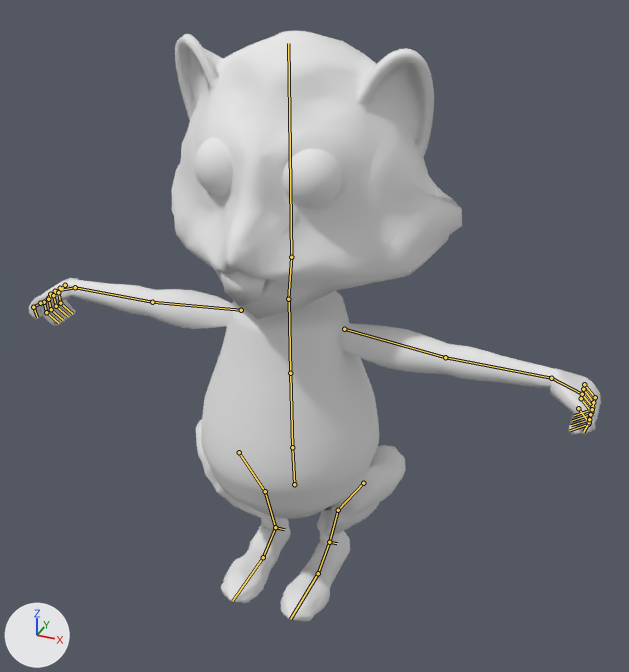
One commit to the Blender file Power Substation Simulation/Assets/Models/SquirrelCartAttempt.blend: the scene before it, then after it.
The view is the same before and after, from a 50 mm camera at (1.57, -3.53, 3.55) aimed at (0.09, 0.09, 1.49). Every picture has the same lights, and +X, +Y and +Z are marked at lower left. The bones that bend it are drawn over the model as lines.
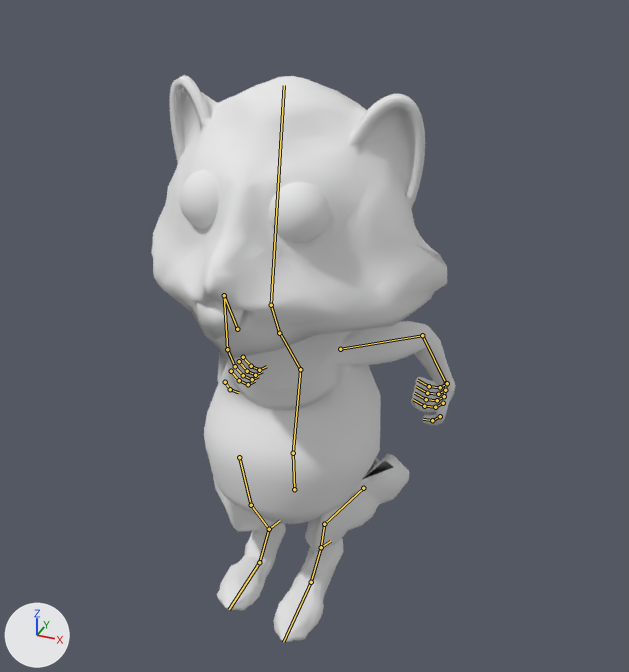
The newer file adds an action. The first version stands in its rest pose; the second is drawn at frame 30 of the action 'Jump'.

The change in detail:
Bone 'hips' (bone_hips) moves from (0.0, 0.0, 0.0) to (0.0, -0.035, 0.002).
Bone 'spine' (bone_spine) turns from (0, 0, 0) to (-16, 0, 0) degrees about its own x, y and z.
Bone 'chest' (bone_chest) turns from (0, 0, 0) to (51, 0, 0) degrees about its own x, y and z.
Bone 'head' (bone_head) turns from (0, 0, 0) to (-47, 0, 0) degrees about its own x, y and z.
Bone 'upper_arm.L' (bone_upper_arm_l) turns from (0, 0, 0) to (1, 44, -54) degrees about its own x, y and z.
Bone 'forearm.L' (bone_forearm_l) moves from (0.0, 0.0, 0.0) to (-0.005, -0.005, -0.002).
Bone 'forearm.L' (bone_forearm_l) turns from (0, 0, 0) to (38, -35, -23) degrees about its own x, y and z.
Bone 'upper_arm.R' (bone_upper_arm_r) turns from (0, 0, 0) to (1, -47, 55) degrees about its own x, y and z.
Bone 'forearm.R' (bone_forearm_r) moves from (0.0, 0.0, 0.0) to (-0.005, 0.005, 0.002).
Bone 'forearm.R' (bone_forearm_r) turns from (0, 0, 0) to (51, 48, 17) degrees about its own x, y and z.
Bone 'thigh.L' (bone_thigh_l) turns from (0, 0, 0) to (-49, 27, 9) degrees about its own x, y and z.
Bone 'shin.L' (bone_shin_l) moves from (0.0, 0.0, 0.0) to (0.002, 0.01, 0.006).
Bone 'shin.L' (bone_shin_l) turns from (0, 0, 0) to (69, -11, 7) degrees about its own x, y and z.
Bone 'thigh.R' (bone_thigh_r) turns from (0, 0, 0) to (-43, -25, -6) degrees about its own x, y and z.
Bone 'shin.R' (bone_shin_r) moves from (0.0, 0.0, 0.0) to (0.002, -0.011, -0.005).
Bone 'shin.R' (bone_shin_r) turns from (0, 0, 0) to (69, 11, -7) degrees about its own x, y and z.
Bone 'toe.R' (bone_toe_r) turns from (0, 0, 0) to (19, 0, 0) degrees about its own x, y and z.

Where the change shows, as pixel boxes [x1, y1, x2, y2] in the pictures (629 x 672 px):
'Sphere.004', posed (47% narrower): before [29, 31, 601, 621]; after [151, 75, 456, 642]
bone 'hips', root to tip: before (294, 484) to (292, 447); after (294, 489) to (293, 453)
bone 'spine', root to tip: before (292, 447) to (290, 373); after (293, 453) to (300, 369)
bone 'chest', root to tip: before (290, 373) to (289, 299); after (300, 369) to (280, 333)
bone 'head', root to tip: before (291, 257) to (288, 43); after (271, 305) to (284, 85)
bone 'upper_arm.L', root to tip: before (344, 329) to (445, 357); after (340, 349) to (422, 335)
bone 'forearm.L', root to tip: before (445, 357) to (551, 378); after (422, 335) to (446, 383)
bone 'upper_arm.R', root to tip: before (241, 310) to (152, 302); after (237, 329) to (224, 295)
bone 'forearm.R', root to tip: before (152, 302) to (75, 287); after (224, 295) to (227, 349)
bone 'thigh.L', root to tip: before (363, 483) to (338, 510); after (363, 488) to (324, 524)
bone 'shin.L', root to tip: before (338, 510) to (329, 542); after (324, 524) to (321, 547)
bone 'thigh.R', root to tip: before (239, 452) to (265, 491); after (239, 457) to (251, 505)
bone 'shin.R', root to tip: before (265, 491) to (275, 527); after (251, 505) to (269, 529)
bone 'toe.R', root to tip: before (263, 557) to (232, 601); after (259, 562) to (229, 609)
